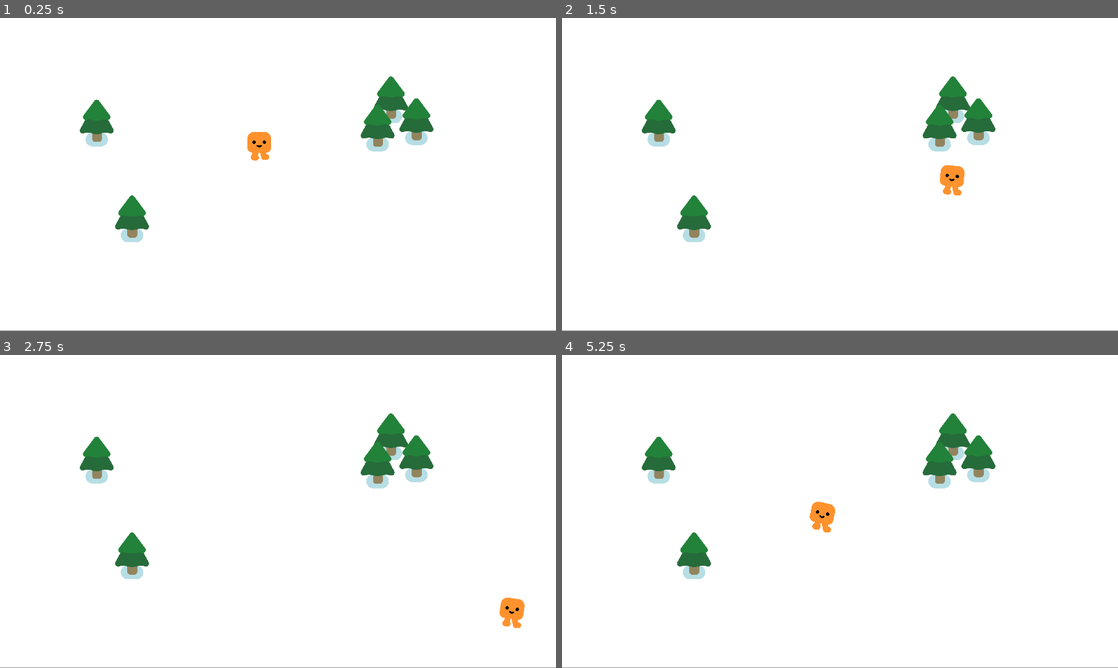
Above: before the commit, frames 1-4 (two rows, left to right).
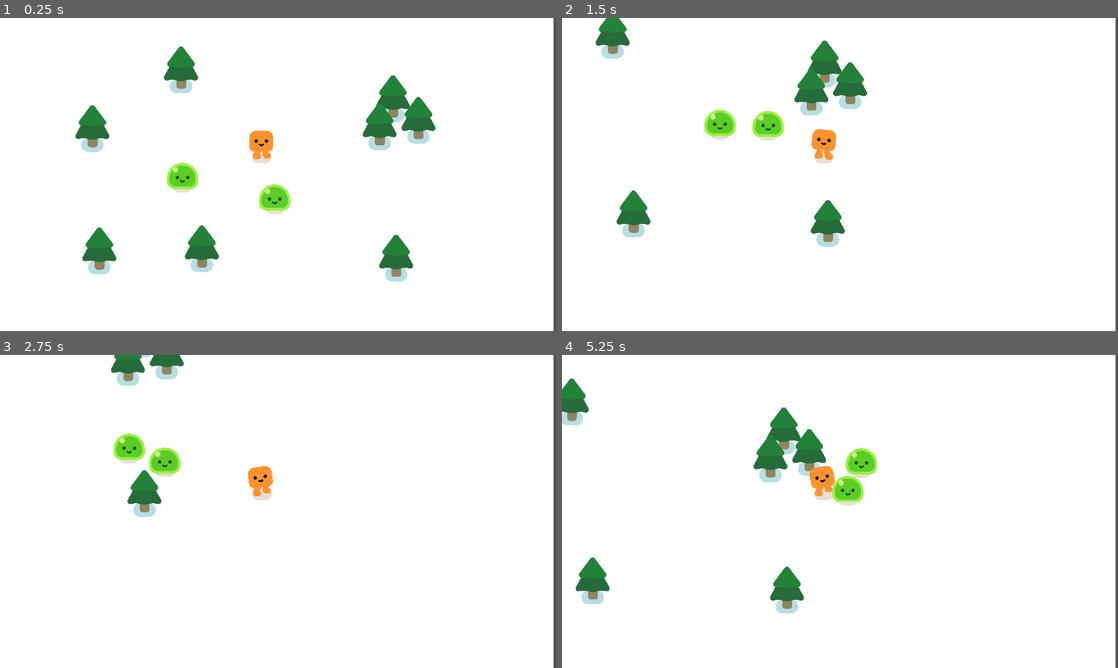
Above: after the commit, the same moments.

Repository: imEvooh/VampireSurvivorLike
Game: Godot game, scene res://vampiresurvivor_game.tscn
Two runs of this game, one before a commit and one after it. Both use one fixed random seed, a clock stepped at 60 frames per second and the inputs below.
Inputs:
- Up to frame 1 (0.25 s): no input
- Up to frame 2 (1.5 s): hold D (move_right) 0.53-1.28 s; hold S (move_down) from 1.28 s (still down)
- Up to frame 3 (2.75 s): release S (move_down) at 2.03 s; hold D (move_right) from 2.03 s (still down)
- Up to frame 4 (5.25 s): release D (move_right) at 2.78 s; hold W (move_up) 2.78-3.53 s; hold A (move_left) 3.53-5.03 s; hold S (move_down) from 5.03 s (still down)

The runs differ from the first frame. In frame 1, 5.6% of the frame differs, in the area x 0-100%, y 0-100%; in frame 2, 8.7%; in frame 3, 6.6%; in frame 4, 8.6%.

Commit message:
[ADD] Monster following the player movement

Diff:
--- /dev/null
+++ b/monster.gd
@@ -0,0 +1,9 @@
+extends CharacterBody2D
+
+@onready var player = get_node("/root/Game/Player");
+
+func _physics_process(delta):
+	var direction = global_position.direction_to(player.global_position);
+
+	velocity = direction * 300;
+	move_and_slide();
--- /dev/null
+++ b/monster.tscn
@@ -0,0 +1,18 @@
+[gd_scene load_steps=4 format=3 uid="uid://bs0y737tq1bx0"]
+
+[ext_resource type="PackedScene" uid="uid://ogik4s70pgwl" path="res://characters/slime/slime.tscn" id="1_sjk0i"]
+[ext_resource type="Script" path="res://monster.gd" id="1_wd4en"]
+
+[sub_resource type="CircleShape2D" id="CircleShape2D_mt1u3"]
+radius = 53.0094
+
+[node name="Monster" type="CharacterBody2D"]
+collision_layer = 2
+collision_mask = 3
+script = ExtResource("1_wd4en")
+
+[node name="Slime" parent="." instance=ExtResource("1_sjk0i")]
+
+[node name="CollisionShape2D" type="CollisionShape2D" parent="."]
+position = Vector2(0, -28)
+shape = SubResource("CircleShape2D_mt1u3")
--- a/player.tscn
+++ b/player.tscn
@@ -1,7 +1,8 @@
-[gd_scene load_steps=4 format=3 uid="uid://cp5h7os6or6xf"]
+[gd_scene load_steps=5 format=3 uid="uid://cp5h7os6or6xf"]
 
 [ext_resource type="Script" path="res://player.gd" id="1_nefw5"]
 [ext_resource type="PackedScene" uid="uid://pbmyh1qru7p" path="res://characters/happy_boo/happy_boo.tscn" id="1_y86pq"]
+[ext_resource type="PackedScene" uid="uid://c3sd4e3g1k7ax" path="res://gun.tscn" id="3_g4quh"]
 
 [sub_resource type="CircleShape2D" id="CircleShape2D_4228w"]
 radius = 30.0167
@@ -14,3 +15,6 @@
 
 [node name="CollisionShape2D" type="CollisionShape2D" parent="."]
 shape = SubResource("CircleShape2D_4228w")
+
+[node name="Gun" parent="." instance=ExtResource("3_g4quh")]
+position = Vector2(0, -46)
--- a/vampiresurvivor_game.tscn
+++ b/vampiresurvivor_game.tscn
@@ -1,23 +1,36 @@
-[gd_scene load_steps=3 format=3 uid="uid://r88vfr1kiyxo"]
+[gd_scene load_steps=4 format=3 uid="uid://r88vfr1kiyxo"]
 
 [ext_resource type="PackedScene" uid="uid://cp5h7os6or6xf" path="res://player.tscn" id="1_ripik"]
 [ext_resource type="PackedScene" uid="uid://ngavp3674ghw" path="res://pine_tree.tscn" id="2_6g1rs"]
+[ext_resource type="PackedScene" uid="uid://bs0y737tq1bx0" path="res://monster.tscn" id="3_7bmm2"]
 
 [node name="Game" type="Node2D"]
 y_sort_enabled = true
 
-[node name="ColorRect" type="ColorRect" parent="."]
-offset_right = 1920.0
-offset_bottom = 1079.0
+[node name="CanvasLayer" type="CanvasLayer" parent="."]
+layer = -1
+
+[node name="ColorRect" type="ColorRect" parent="CanvasLayer"]
+offset_right = 1911.0
+offset_bottom = 1085.0
 
 [node name="Player" parent="." instance=ExtResource("1_ripik")]
 position = Vector2(897, 484)
 
+[node name="Camera2D" type="Camera2D" parent="Player"]
+position = Vector2(56, 60)
+
+[node name="Monster" parent="." instance=ExtResource("3_7bmm2")]
+position = Vector2(553, 611)
+
+[node name="Monster2" parent="." instance=ExtResource("3_7bmm2")]
+position = Vector2(960, 732)
+
 [node name="PineTree" parent="." instance=ExtResource("2_6g1rs")]
-position = Vector2(334, 415)
+position = Vector2(312, 438)
 
 [node name="PineTree2" parent="." instance=ExtResource("2_6g1rs")]
-position = Vector2(456, 746)
+position = Vector2(336, 860)
 
 [node name="PineTree3" parent="." instance=ExtResource("2_6g1rs")]
 position = Vector2(1350, 335)
@@ -27,3 +40,18 @@
 
 [node name="PineTree5" parent="." instance=ExtResource("2_6g1rs")]
 position = Vector2(1438, 410)
+
+[node name="PineTree6" parent="." instance=ExtResource("2_6g1rs")]
+position = Vector2(618, 236)
+
+[node name="PineTree7" parent="." instance=ExtResource("2_6g1rs")]
+position = Vector2(1361, 885)
+
+[node name="PineTree8" parent="." instance=ExtResource("2_6g1rs")]
+position = Vector2(618, 236)
+
+[node name="PineTree9" parent="." instance=ExtResource("2_6g1rs")]
+position = Vector2(618, 236)
+
+[node name="PineTree10" parent="." instance=ExtResource("2_6g1rs")]
+position = Vector2(690, 853)
